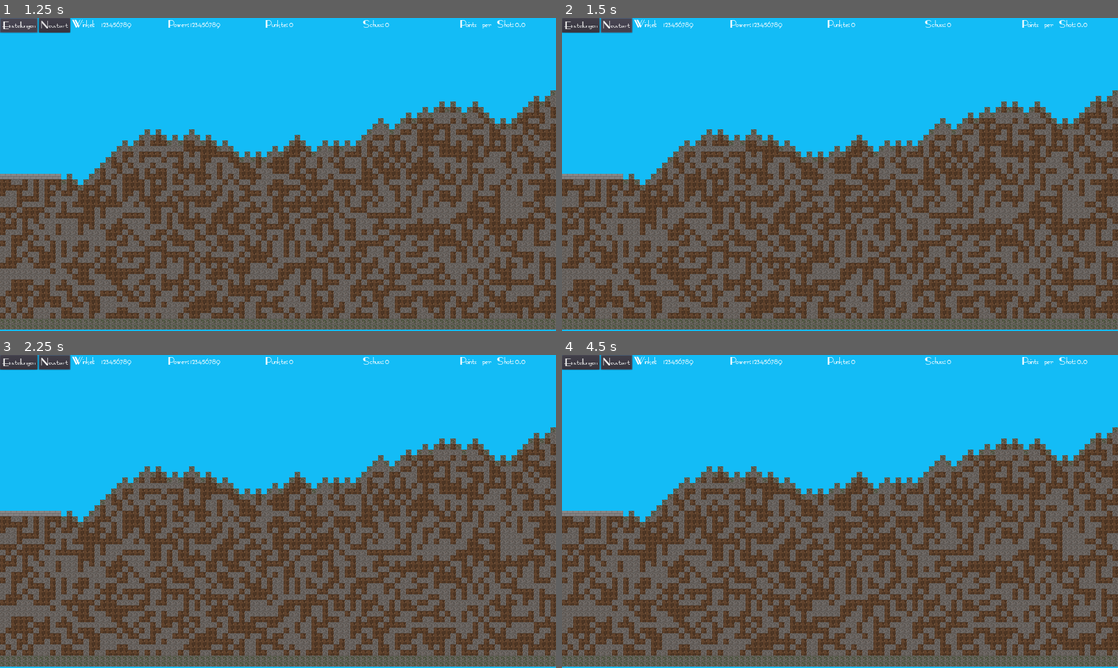
Above: before the commit, frames 1-4 (two rows, left to right).
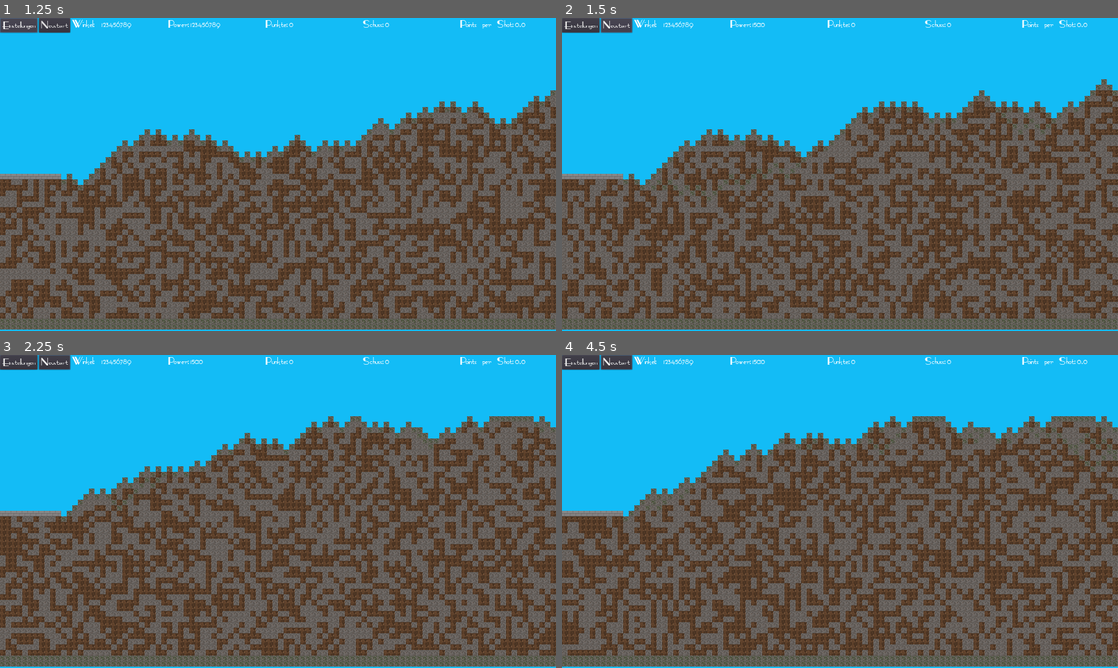
Above: after the commit, the same moments.

Repository: Coding-4Fun/Just4Fun_Mini_Shootergame
Game: Godot game, scene res://MainGame.tscn
Same seed, same stepped clock (60 frames per second), same inputs: the game is played once before the commit and once after it.
Inputs (mouse positions are in pixels of both pictures, inside the frame that each line leads up to):
- Up to frame 1 (1.25 s): click "Einstellungen" at 0.5 s
- Up to frame 2 (1.5 s): click "Neustart" at 1.25 s
- Up to frame 3 (2.25 s): tap Enter at 2 s; move the mouse to (400, 495) at 2.02 s; hold Right (ui_right) from 2.03 s (still down); tap Mouse wheel down (cannon_power_minus) at 2.1 s
- Up to frame 4 (4.5 s): tap Space (cannon_shoot) at 2.75, 3.6, 4.25 s; move the mouse to (728, 527) at 2.77 s; release Right (ui_right) at 2.78 s; hold Down (ui_down) 2.78-3.53 s; tap Mouse wheel up (cannon_power_plus) at 2.85 s; tap Enter at 3.5 s; move the mouse to (895, 442) at 3.52 s; hold Right (ui_right) 3.53-4.28 s; move the mouse to (812, 574) at 4.27 s; hold Up (ui_up) from 4.28 s (still down); tap Mouse wheel down (cannon_power_minus) at 4.35 s

Frame 1 is identical in both runs. In frame 2, 30% of the frame differs, in the area x 0-100%, y 1-96%; in frame 3, 36%; in frame 4, 37%.
Error before the commit: Attempt to call function 'init_line' in base 'null instance' on a null instance. (res://MainGame.gd:97)
Error after the commit: Invalid get index 'points' (on base: 'Node2D (Chunk.gd)'). (res://MainGame.gd:60)

Commit message:
Rem: Aufrufe von TerrainLine Repl: TerrainLine mit Aufrufe zu Chunk ersetzt

Diff:
--- a/MainGame.gd
+++ b/MainGame.gd
@@ -4,7 +4,8 @@
 signal CannonReset
 
 
-onready var TerrainLine = $"TerrainLine"
+#onready var TerrainLine = $"TerrainLine"
+onready var Chunk = $"Chunk"
 
 onready var Players = $Players
 onready var PlayerLeft = $Players/Player1
@@ -48,18 +49,21 @@
 
 
 func add_cannon_left():
-	cannonLeft.position = TerrainLine.points[0]
-	cannonLeft.position.x = TerrainLine.castlewidth / 2
+#	cannonLeft.position = TerrainLine.points[0]
+#	cannonLeft.position.x = TerrainLine.castlewidth / 2
+	cannonLeft.position = Chunk.midrange
+	cannonLeft.position.x = Chunk.castlewidth / 2
 	PlayerLeft.add_child(cannonLeft)
 
 
 func add_DummyTarget():
-	if TerrainLine.points.size() < 5:
+	if Chunk.points.size() < 5:
+#	if TerrainLine.points.size() < 5:
 		pass
 
-	var tlSize = TerrainLine.points.size() -3
+	var tlSize = Chunk.world_tiles_x
 	var rmin : float = 2
-	var rmax = tlSize
+	var rmax = tlSize-1
 
 	randomize()
 
@@ -67,7 +71,7 @@
 	var i = rand_range(rmin, rmax)
 
 	target = Dummy.instance()
-	target.position = TerrainLine.points[int(i)]
+	target.position = Chunk.points[int(i)]
 	target.score += int(i)
 	target.get_transform().scaled(Vector2(0.2,0.2))
 	target.autoDespawn = Config.config_data["Game"]["DummyTarget"]["TimerEnabled"]
@@ -94,14 +98,17 @@
 
 func _on_UI_ResetGame() -> void:
 	print("Main: UIResetGame_Signal")
-	TerrainLine.init_line()
+	Chunk.generate_world()
+#	TerrainLine.init_line()
 	get_tree().call_group("Dummy", "queue_free")
 	get_tree().call_group("Shoots", "queue_free")
 	yield(get_tree(), "idle_frame")
 	emit_signal("CannonReset")
 	add_DummyTarget()
-	cannonLeft.position = TerrainLine.points[0]
-	cannonLeft.position.x = TerrainLine.castlewidth / 2
+#	cannonLeft.position = TerrainLine.points[0]
+#	cannonLeft.position.x = TerrainLine.castlewidth / 2
+	cannonLeft.position = Chunk.points[0]
+	cannonLeft.position.x = Chunk.castlewidth / 2
 
 
 func _on_Bullet_exploded(pos):
